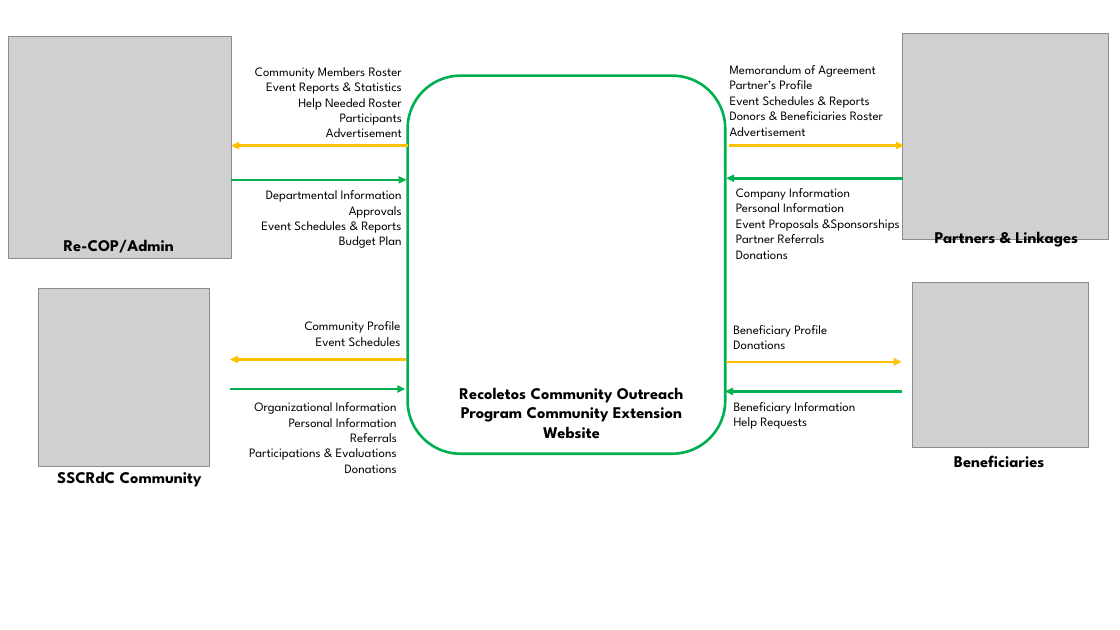
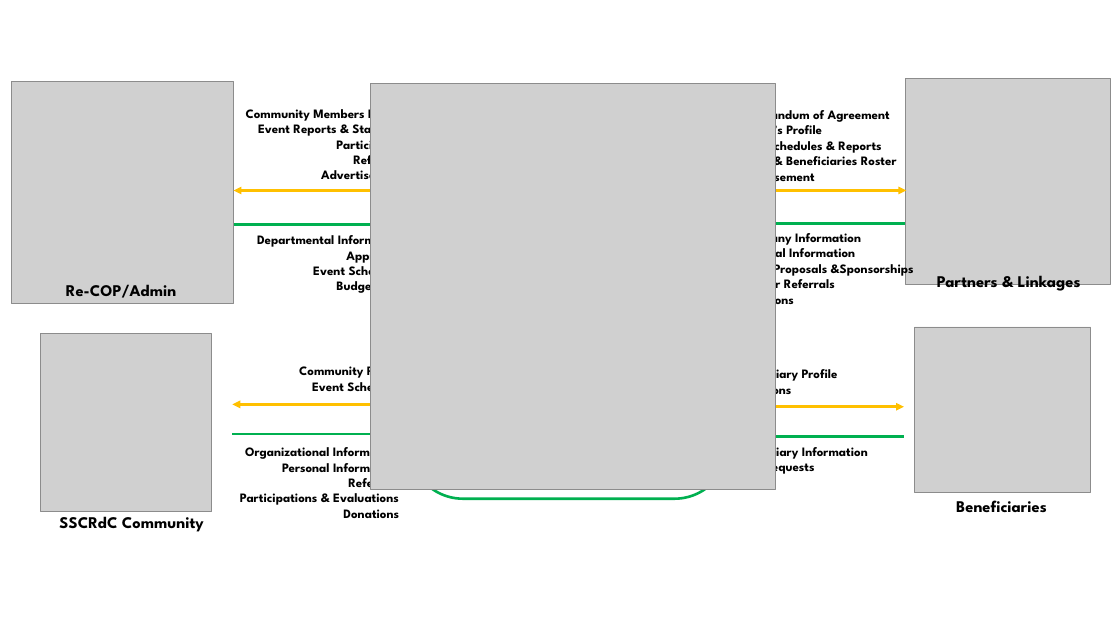
Before and after one commit to sergeangelo21/ReCOP-ComEx, a slide deck: slide 1 of Documentation/Diagrams/Conceptual Framework.pptx. Drawn at 1120x630 pixels with LibreOffice and Linux fonts; fonts in the diff are those of the drawing; grey boxes stand for pictures. Boxes give left, top, right and bottom in pixels: in the first picture for what was removed or moved away, otherwise in the second. Text is boxed around its words. In the diff, an @@ line names an element or a change of style, - is before the commit and + after.

```diff
--- a/Documentation/Diagrams/Conceptual Framework.pptx
+++ b/Documentation/Diagrams/Conceptual Framework.pptx
@@ picture added at box(371, 84, 776, 490) @@
@@ text "Community Members Roster": place and size @@
-text "Community Members Roster" at box(255, 67, 402, 137)
+text "Community Members Roster" at box(246, 105, 404, 184)
@@ text at box(246, 105, 404, 184): bold on in "Community Members Roster", "Event Reports & Statistics", "Participants", "Advertisement" @@
@@ text at box(298, 93, 402, 110): paragraph removed @@
-Help Needed Roster
@@ text at box(353, 151, 404, 169): paragraph added @@
+Referrals
@@ 6 texts, 3 arrows, 1 picture, 1 rounded rectangle: place and size @@
-6 texts, 3 arrows, 1 picture, 1 rounded rectangle at box(39, 65, 1045, 473)
+6 texts, 3 arrows, 1 picture, 1 rounded rectangle at box(41, 106, 1047, 518)
@@ text at box(257, 231, 404, 295): bold on in "Departmental Information", "Approvals", "Budget Plan" @@
@@ bold on in 6 elements at box(299, 362, 403, 395), box(240, 443, 399, 518), box(732, 106, 897, 185), box(736, 442, 868, 476), box(736, 365, 838, 399), box(738, 229, 914, 308) @@
@@ text at box(313, 262, 404, 280): text changed; bold on @@
-Event Schedules & Reports
+Event Schedules
@@ 6 texts, 5 arrows, 3 pictures: place and size @@
-6 texts, 5 arrows, 3 pictures at box(8, 34, 1108, 487)
+6 texts, 5 arrows, 3 pictures at box(11, 79, 1111, 532)
```
Also in this commit, not shown: 6 other files.
